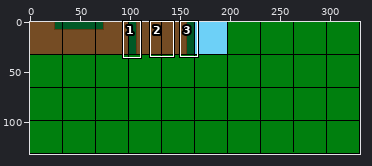
Edited in one commit: sprite sheet (src/assets/textures/Making Textures.png). Above, an overview of the earlier version with the close-up marked.
Close-up. The starting point:
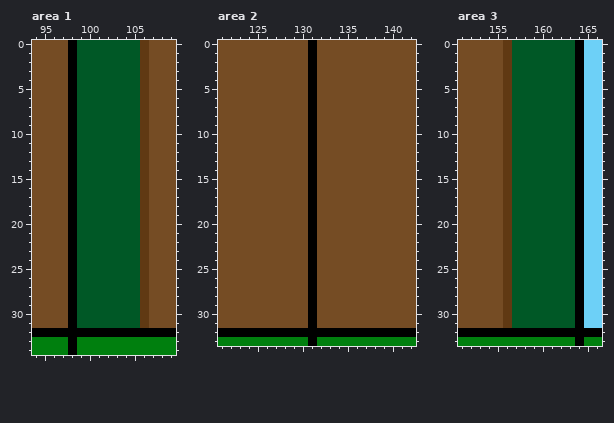
The file is 330x132 pixels. Colours within 5 levels of each other are drawn and written as one. Shown: area 1: x 94..109, y 0..34; area 2: x 121..142, y 0..33; area 3: x 151..166, y 0..33.
Once edited:
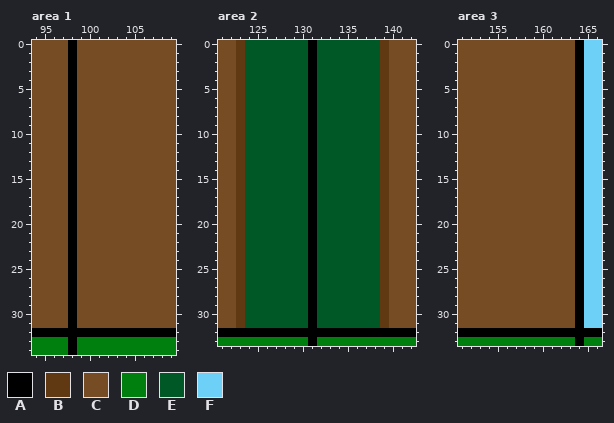
Palette (. is transparent): A #000000  B #603913  C #754c24  D #007f0e  E #005826  F #6dd0f7
Author's note on the commit: version 0.0.0.19 Pre Alpha -Created More Textures
Change:
Area 1:
y 0..31: x 99..106 EEEEEEEB -> CCCCCCCC
Area 2:
y 0..31: x 123..130 CCCCCCCC -> BEEEEEEE; x 132..139 CCCCCCCC -> EEEEEEEB
Area 3:
y 0..31: x 156..163 BEEEEEEE -> CCCCCCCC
Where, in picture pixels (left, top, right, bottom), the same in both close-ups:
changed: (77, 40, 149, 328)
changed: (236, 40, 389, 328)
changed: (503, 40, 575, 328)
